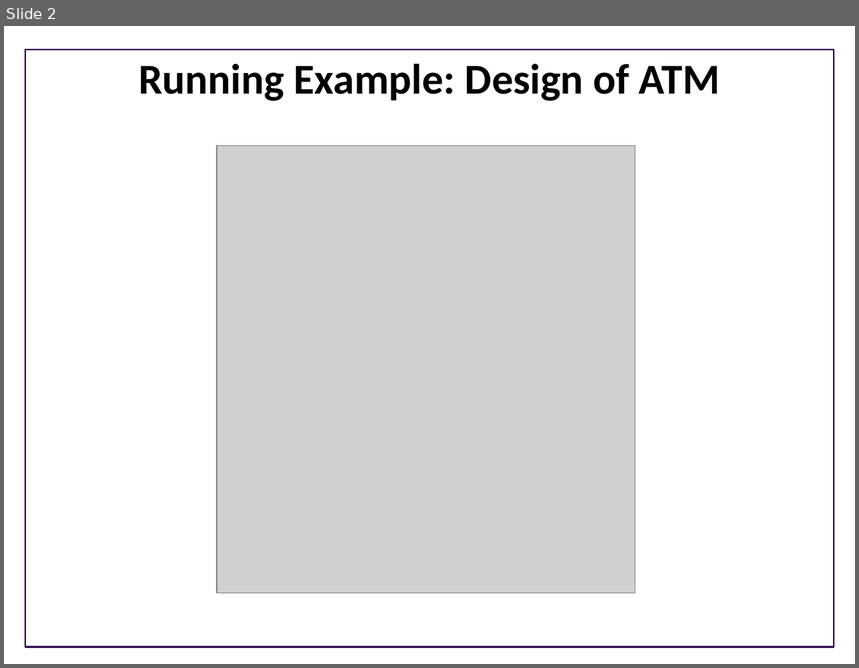
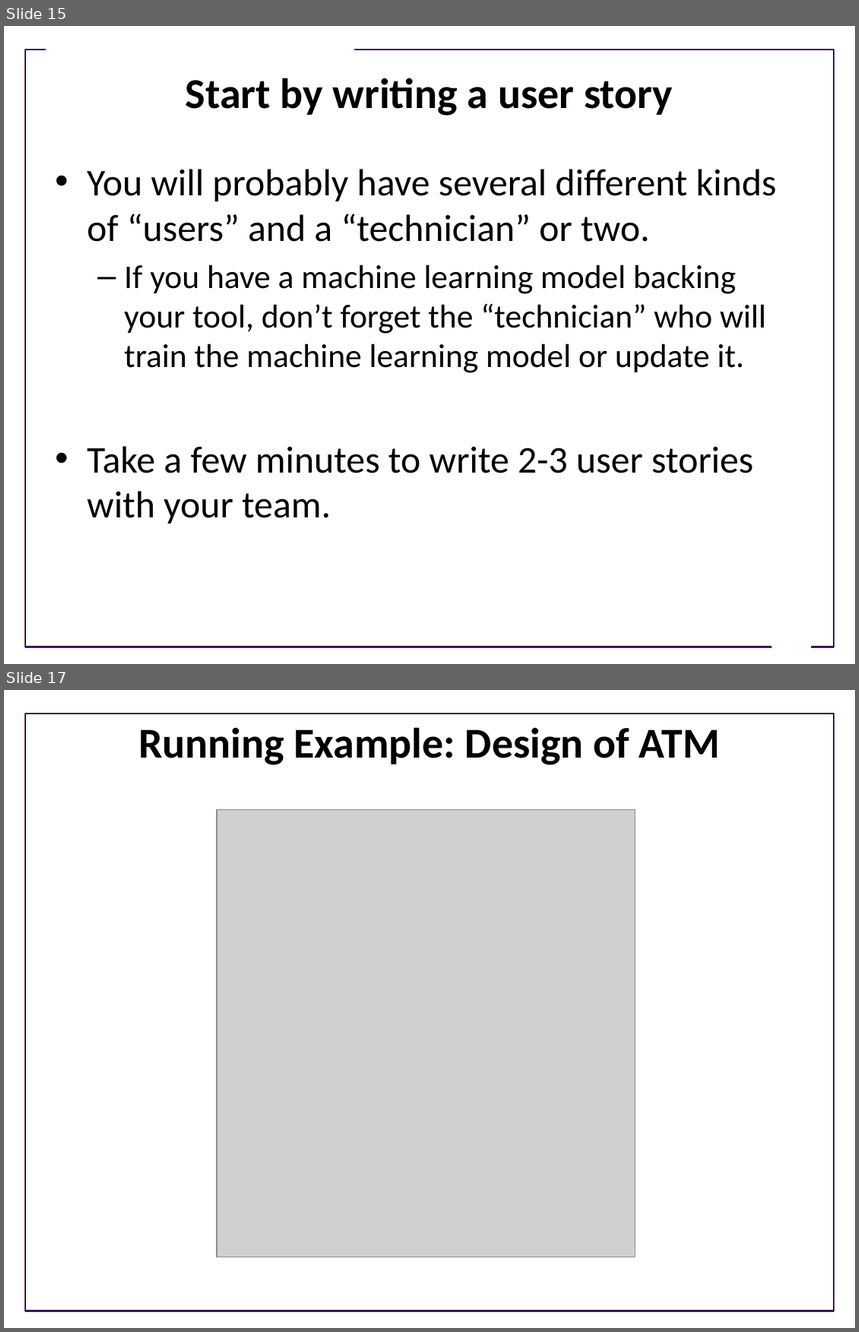
Before and after one commit to UWDIRECT/UWDIRECT.github.io, a slide deck: Wi22_content/SEDS/Use_cases.pptx. Shown one above the other, each under a label of ours: slide 2 before the commit, slides 15 and 17 after it; the slides between them are not shown. The pictures are 859x668 and 859x1332 pixels, drawn with LibreOffice and Linux fonts; fonts in the diff are those of the drawing; grey boxes stand for pictures; background and template pictures are left out. Boxes give left, top, right and bottom in pixels: in the first picture for what was removed or moved away, otherwise in the second. Text is boxed around its words. In the diff, an @@ line names an element or a change of style, - is before the commit and + after.

```diff
--- a/Wi22_content/SEDS/Use_cases.pptx
+++ b/Wi22_content/SEDS/Use_cases.pptx
@@ slide 15 added at box(4, 26, 855, 664), background #FFFFFF; not listed: 1 template element that a slide beside it also shows @@
@@ rectangle added at box(46, 40, 354, 61), fill #FFFFFF @@
@@ title added at box(186, 78, 673, 116), 36 pt, text #000000, bold @@
+Start by writing a user story
@@ text added at box(87, 169, 777, 524), 32 pt, text #000000 @@
+• You will probably have several different kinds of “users” and a “technician” or two.
+  – If you have a machine learning model backing your tool, don’t forget the “technician” who will train the machine learning model or update it.
+• Take a few minutes to write 2-3 user stories with your team.
@@ trapezoid added at box(764, 617, 819, 653), fill #FFFFFF @@
@@ what was slide 2 is now slide 17 @@
```
Also in this commit, not shown: 2 slides changed, 28 other slides added, 2 slides removed.
